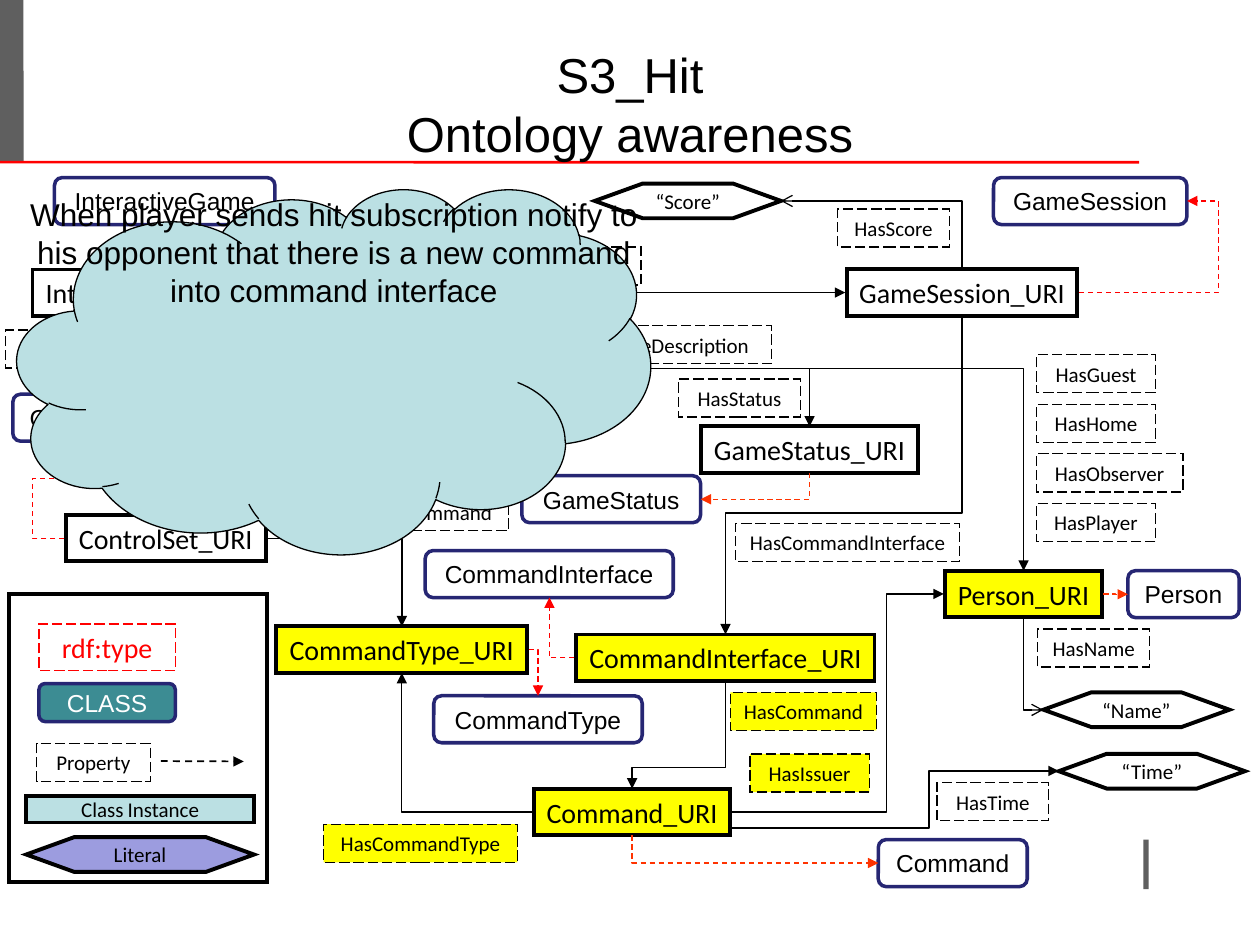
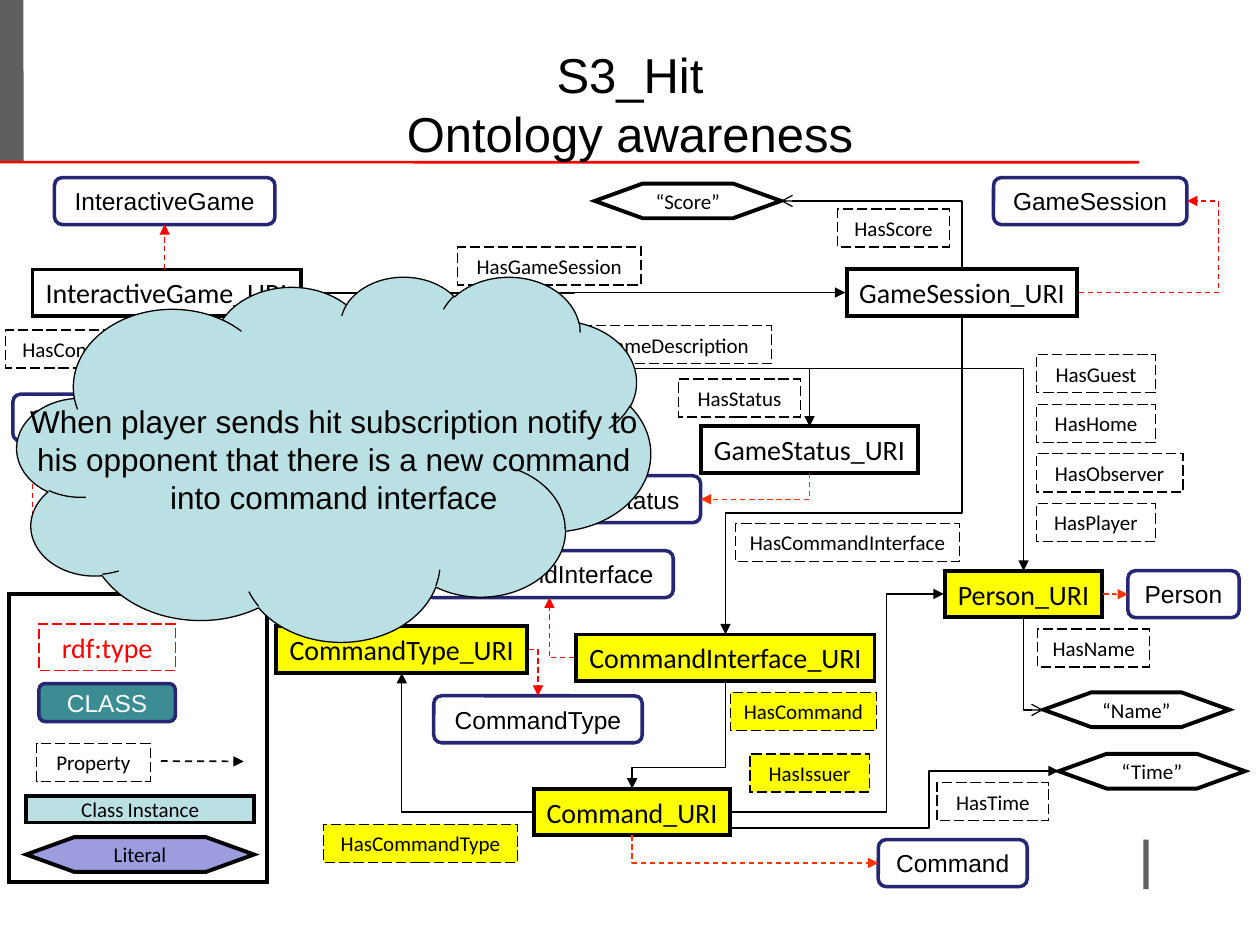
Before and after one commit to LeoIannacone/Rock-Paper-Scissors-Lizard-Spock, a slide deck: slide 20 of doc/ProjectTemplate.ppt. Drawn at 1260x945 pixels with LibreOffice and Linux fonts; fonts in the diff are those of the drawing; background and template pictures are left out. Boxes give left, top, right and bottom in pixels: in the first picture for what was removed or moved away, otherwise in the second. Text is boxed around its words. In the diff, an @@ line names an element or a change of style, - is before the commit and + after.

```diff
--- a/doc/ProjectTemplate.ppt
+++ b/doc/ProjectTemplate.ppt
@@ freeform shape "When player sends hit subscription ...": place and size @@
-freeform shape "When player sends hit subscription ..." at <box>18,189,651,554</box>
+freeform shape "When player sends hit subscription ..." at <box>18,276,651,641</box>
@@ freeform shape "When player sends hit subscription ..." at <box>18,276,651,641</box>: vertical alignment top to middle @@
```
Also in this commit, not shown: 12 other slides changed, 8 other files.
